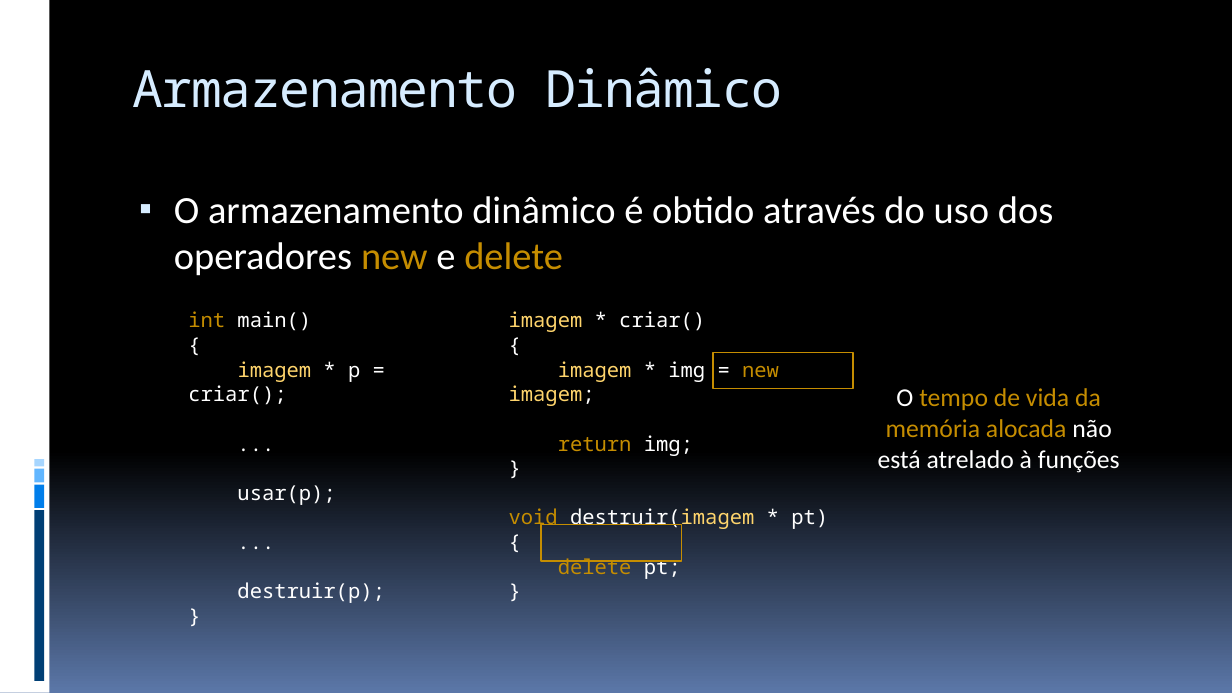
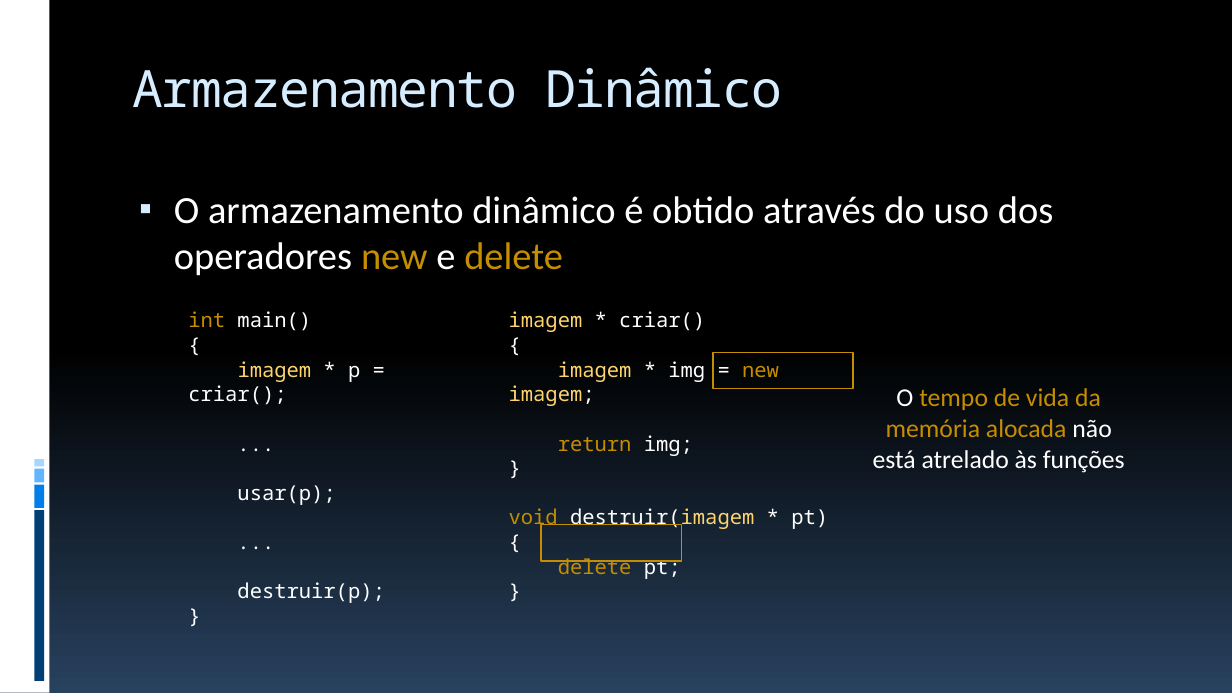
Before and after one commit to JudsonSS/ProgComp, a slide deck: slide 13 of Slides/28. Armazenamento e Referências.pptx. Drawn at 1232x693 pixels with LibreOffice and Linux fonts; fonts in the diff are those of the drawing. Boxes give left, top, right and bottom in pixels: in the first picture for what was removed or moved away, otherwise in the second. Text is boxed around its words. In the diff, an @@ line names an element or a change of style, - is before the commit and + after.

```diff
--- a/Slides/28. Armazenamento e Referências.pptx
+++ b/Slides/28. Armazenamento e Referências.pptx
@@ background gradient #000000 to #5B77A8 to gradient #000000 to #28415E @@
@@ text at [873,388,1125,473]: text changed @@
-O tempo de vida da memória alocada não está atrelado à funções
+O tempo de vida da memória alocada não está atrelado às funções
```
Also in this commit, not shown: 34 other slides changed, 5 other files.
